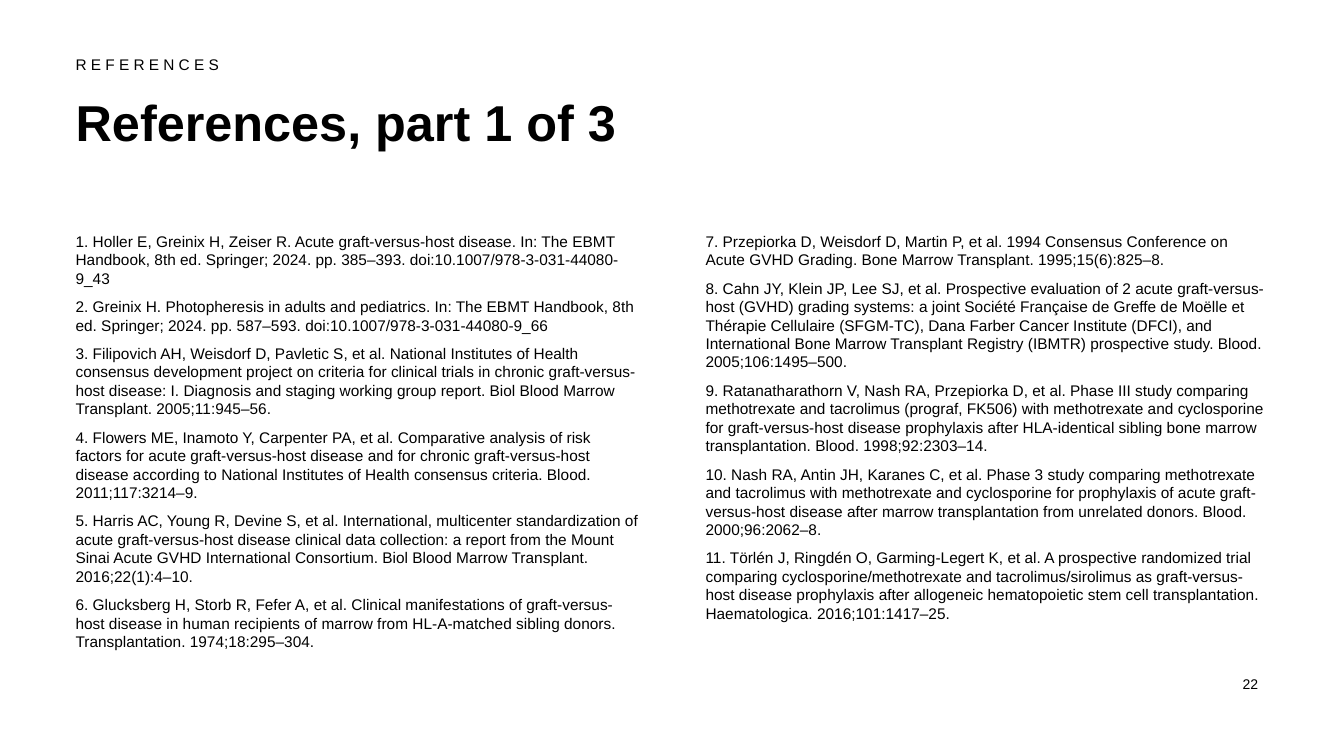
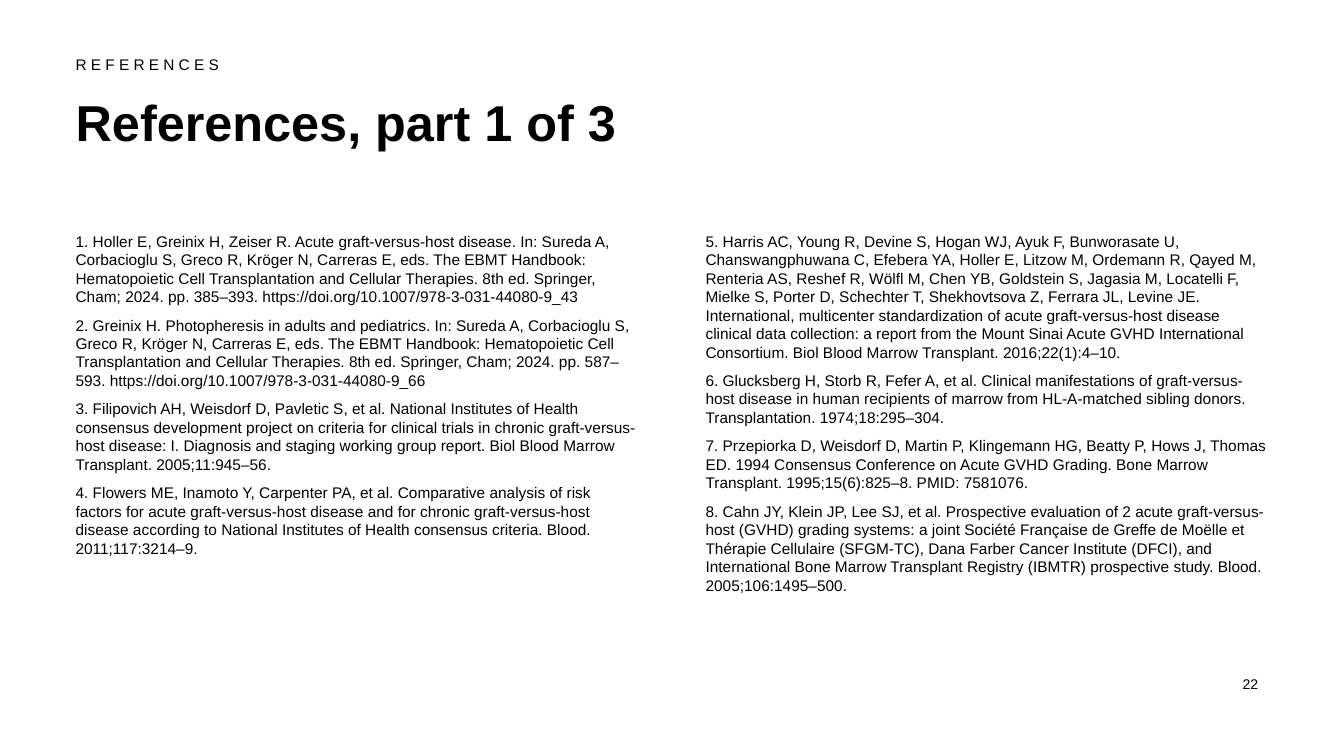
Before and after one commit to htlin222/ebmt-handbook-skill, a slide deck: slide 22 of slides/decks/s06-acute-gvhd.pptx. Drawn at 1344x756 pixels with LibreOffice and Linux fonts; fonts in the diff are those of the drawing. Boxes give left, top, right and bottom in pixels: in the first picture for what was removed or moved away, otherwise in the second. Text is boxed around its words. In the diff, an @@ line names an element or a change of style, - is before the commit and + after.

```diff
--- a/slides/decks/s06-acute-gvhd.pptx
+++ b/slides/decks/s06-acute-gvhd.pptx
@@ text at (76, 236, 630, 390): text changed @@
-1. Holler E, Greinix H, Zeiser R. Acute graft-versus-host disease. In: The EBMT Handbook, 8th ed. Springer; 2024. pp. 385–393. doi:10.1007/978-3-031-44080-9_43
-2. Greinix H. Photopheresis in adults and pediatrics. In: The EBMT Handbook, 8th ed. Springer; 2024. pp. 587–593. doi:10.1007/978-3-031-44080-9_66
+1. Holler E, Greinix H, Zeiser R. Acute graft-versus-host disease. In: Sureda A, Corbacioglu S, Greco R, Kröger N, Carreras E, eds. The EBMT Handbook: Hematopoietic Cell Transplantation and Cellular Therapies. 8th ed. Springer, Cham; 2024. pp. 385–393. https://doi.org/10.1007/978-3-031-44080-9_43
+2. Greinix H. Photopheresis in adults and pediatrics. In: Sureda A, Corbacioglu S, Greco R, Kröger N, Carreras E, eds. The EBMT Handbook: Hematopoietic Cell Transplantation and Cellular Therapies. 8th ed. Springer, Cham; 2024. pp. 587–593. https://doi.org/10.1007/978-3-031-44080-9_66
@@ text at (706, 236, 1266, 492): text changed @@
-7. Przepiorka D, Weisdorf D, Martin P, et al. 1994 Consensus Conference on Acute GVHD Grading. Bone Marrow Transplant. 1995;15(6):825–8.
+5. Harris AC, Young R, Devine S, Hogan WJ, Ayuk F, Bunworasate U, Chanswangphuwana C, Efebera YA, Holler E, Litzow M, Ordemann R, Qayed M, Renteria AS, Reshef R, Wölfl M, Chen YB, Goldstein S, Jagasia M, Locatelli F, Mielke S, Porter D, Schechter T, Shekhovtsova Z, Ferrara JL, Levine JE. International, multicenter standardization of acute graft-versus-host disease clinical data collection: a report from the Mount Sinai Acute GVHD International Consortium. Biol Blood Marrow Transplant. 2016;22(1):4–10.
+6. Glucksberg H, Storb R, Fefer A, et al. Clinical manifestations of graft-versus-host disease in human recipients of marrow from HL-A-matched sibling donors. Transplantation. 1974;18:295–304.
+7. Przepiorka D, Weisdorf D, Martin P, Klingemann HG, Beatty P, Hows J, Thomas ED. 1994 Consensus Conference on Acute GVHD Grading. Bone Marrow Transplant. 1995;15(6):825–8. PMID: 7581076.
@@ text at (706, 385, 1264, 622): paragraphs removed @@
-9. Ratanatharathorn V, Nash RA, Przepiorka D, et al. Phase III study comparing methotrexate and tacrolimus (prograf, FK506) with methotrexate and cyclosporine for graft-versus-host disease prophylaxis after HLA-identical sibling bone marrow transplantation. Blood. 1998;92:2303–14.
-10. Nash RA, Antin JH, Karanes C, et al. Phase 3 study comparing methotrexate and tacrolimus with methotrexate and cyclosporine for prophylaxis of acute graft-versus-host disease after marrow transplantation from unrelated donors. Blood. 2000;96:2062–8.
-11. Törlén J, Ringdén O, Garming-Legert K, et al. A prospective randomized trial comparing cyclosporine/methotrexate and tacrolimus/sirolimus as graft-versus-host disease prophylaxis after allogeneic hematopoietic stem cell transplantation. Haematologica. 2016;101:1417–25.
@@ text at (76, 515, 638, 650): paragraphs removed @@
-5. Harris AC, Young R, Devine S, et al. International, multicenter standardization of acute graft-versus-host disease clinical data collection: a report from the Mount Sinai Acute GVHD International Consortium. Biol Blood Marrow Transplant. 2016;22(1):4–10.
-6. Glucksberg H, Storb R, Fefer A, et al. Clinical manifestations of graft-versus-host disease in human recipients of marrow from HL-A-matched sibling donors. Transplantation. 1974;18:295–304.
```
Also in this commit, not shown: 8 other slides changed, 1 other file.
